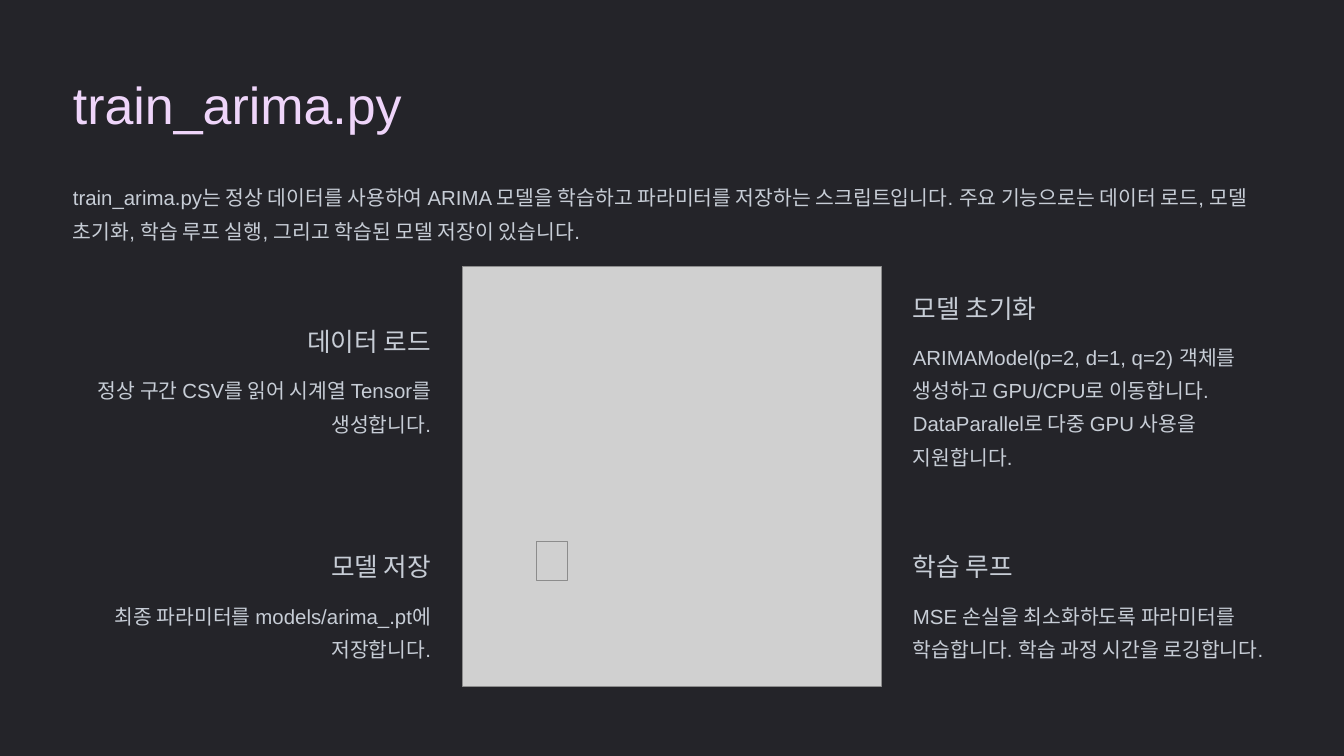
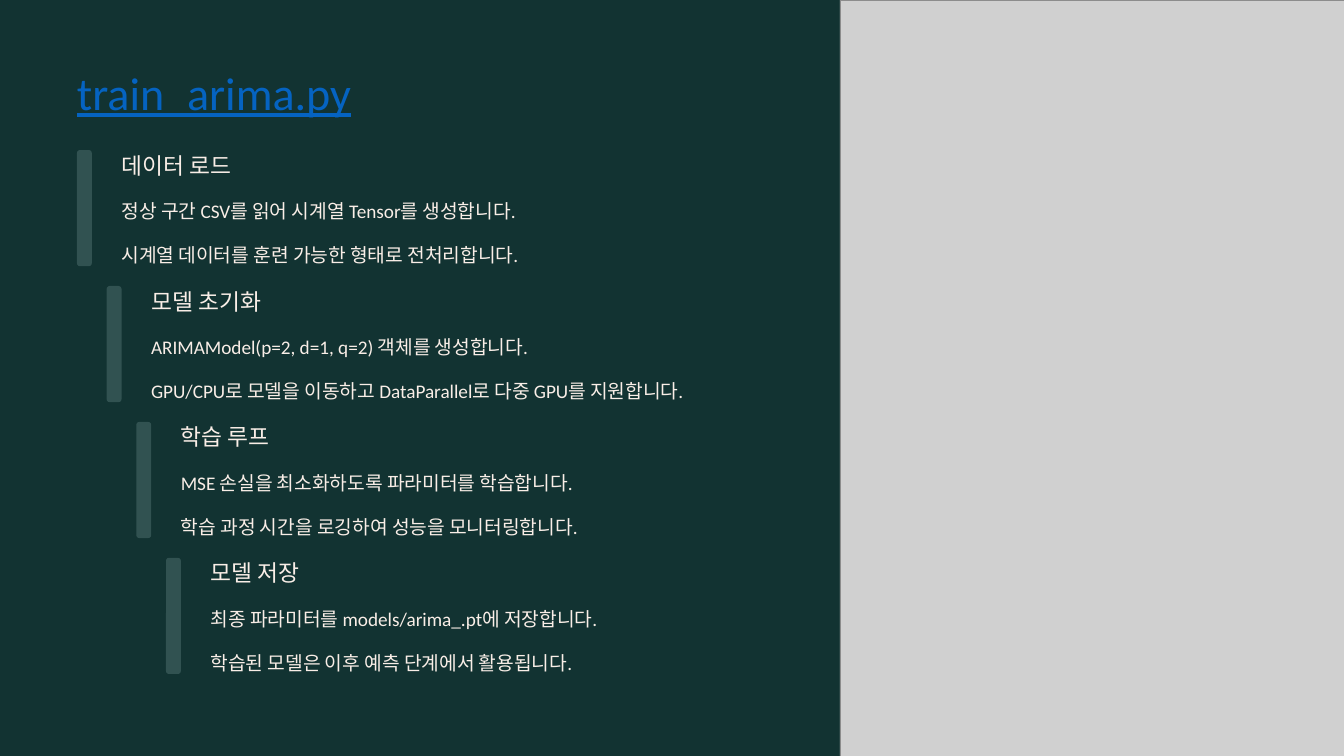
Before and after one commit to dhkeum9886/kmu-deeplearning, a slide deck: slide 7 of 과제/딥러닝특론_8주차과제_K2025029_금동환.pptx. Drawn at 1344x756 pixels with LibreOffice and Linux fonts; fonts in the diff are those of the drawing; grey boxes stand for pictures; background and template pictures are left out. Boxes give left, top, right and bottom in pixels: in the first picture for what was removed or moved away, otherwise in the second. Text is boxed around its words. In the diff, an @@ line names an element or a change of style, - is before the commit and + after.

```diff
--- a/과제/딥러닝특론_8주차과제_K2025029_금동환.pptx
+++ b/과제/딥러닝특론_8주차과제_K2025029_금동환.pptx
@@ background #FFFFFF to #000000 @@
@@ rectangle at [0,0,1344,756]: fill #242429 to #123332 @@
@@ picture added at [840,0,1344,756] @@
@@ text "train_arima.py": place and size @@
-text "train_arima.py" at [73,86,402,134]
+text "train_arima.py" at [77,78,351,118]
@@ text "train_arima.py" at [77,78,351,118]: size 44.5 to 39.5 pt, font Arial to Calibri, text colour #EFD5FA to #0563C1, underline on; line spacing 55.5pt to 49.5pt @@
@@ rounded rectangle added at [77,150,92,266], fill #315251 @@
@@ text "데이터 로드" at [121,155,231,176]: size 22 to 19.5 pt, font Arial to Calibri, text colour #C7CDD6 to #F9EEE7; alignment right to left; line spacing 27.5pt to 24.5pt @@
@@ text "데이터 로드": place and size @@
-text "데이터 로드" at [307,330,431,353]
+text "데이터 로드" at [121,155,231,176]
@@ text removed at [73,188,1248,242] @@
-train_arima.py는 정상 데이터를 사용하여 ARIMA 모델을 학습하고 파라미터를 저장하는 스크립트입니다. 주요 기능으로는 데이터 로드, 모델 초기화, 학습 루프 실행, 그리고 학습된 모델 저장이 있습니다.
@@ text "정상 구간 CSV를 읽어 시계열 ..." at [121,202,516,220]: size 17.5 to 16.5 pt, font Arial to Calibri, text colour #C7CDD6 to #F9EEE7; alignment right to left; line spacing 28.5pt to 27pt @@
@@ text "정상 구간 CSV를 읽어 시계열 ...": place and size @@
-text "정상 구간 CSV를 읽어 시계열 ..." at [98,381,431,434]
+text "정상 구간 CSV를 읽어 시계열 ..." at [121,202,516,220]
@@ text added at [121,246,519,264], 16.5 pt, text #F9EEE7 @@
+시계열 데이터를 훈련 가능한 형태로 전처리합니다.
@@ picture removed at [462,267,881,686] @@
@@ rounded rectangle added at [107,286,122,402], fill #315251 @@
@@ text "모델 초기화": place and size @@
-text "모델 초기화" at [913,297,1037,320]
+text "모델 초기화" at [151,291,261,312]
@@ text "모델 초기화" at [151,291,261,312]: size 22 to 19.5 pt, font Arial to Calibri, text colour #C7CDD6 to #F9EEE7; line spacing 27.5pt to 24.5pt @@
@@ text at [151,338,528,357]: text changed; size 17.5 to 16.5 pt; font Arial to Calibri; text colour #C7CDD6 to #F9EEE7 @@
-ARIMAModel(p=2, d=1, q=2) 객체를 생성하고 GPU/CPU로 이동합니다. DataParallel로 다중 GPU 사용을 지원합니다.
+ARIMAModel(p=2, d=1, q=2) 객체를 생성합니다.
@@ text added at [151,382,683,400], 16.5 pt, text #F9EEE7 @@
+GPU/CPU로 모델을 이동하고 DataParallel로 다중 GPU를 지원합니다.
@@ rounded rectangle added at [136,422,151,538], fill #315251 @@
@@ text "학습 루프" at [181,426,270,447]: size 22 to 19.5 pt, font Arial to Calibri, text colour #C7CDD6 to #F9EEE7; line spacing 27.5pt to 24.5pt @@
@@ text "학습 루프": place and size @@
-text "학습 루프" at [913,554,1013,578]
+text "학습 루프" at [181,426,270,447]
@@ text at [181,474,573,492]: text changed; size 17.5 to 16.5 pt; font Arial to Calibri; text colour #C7CDD6 to #F9EEE7 @@
-MSE 손실을 최소화하도록 파라미터를 학습합니다. 학습 과정 시간을 로깅합니다.
+MSE 손실을 최소화하도록 파라미터를 학습합니다.
@@ text added at [181,518,577,536], 16.5 pt, text #F9EEE7 @@
+학습 과정 시간을 로깅하여 성능을 모니터링합니다.
@@ rounded rectangle added at [166,558,181,674], fill #315251 @@
@@ text "모델 저장": place and size @@
-text "모델 저장" at [331,555,431,578]
+text "모델 저장" at [211,562,300,583]
@@ text "모델 저장" at [211,562,300,583]: size 22 to 19.5 pt, font Arial to Calibri, text colour #C7CDD6 to #F9EEE7; alignment right to left; line spacing 27.5pt to 24.5pt @@
@@ picture removed at [536,541,567,580] @@
@@ text "최종 파라미터를 models/arima_.pt에 저장합니다.": place and size @@
-text "최종 파라미터를 models/arima_.pt에 저장합니다." at [115,607,431,659]
+text "최종 파라미터를 models/arima_.pt에 저장합니다." at [211,610,597,629]
@@ text "최종 파라미터를 models/arima_.pt에 저장합니다." at [211,610,597,629]: size 17.5 to 16.5 pt, font Arial to Calibri, text colour #C7CDD6 to #F9EEE7; alignment right to left; line spacing 28.5pt to 27pt @@
@@ text added at [211,654,572,672], 16.5 pt, text #F9EEE7 @@
+학습된 모델은 이후 예측 단계에서 활용됩니다.
```
Also in this commit, not shown: 7 other slides changed, 5 slides added, 4 slides removed, 6 other files.
